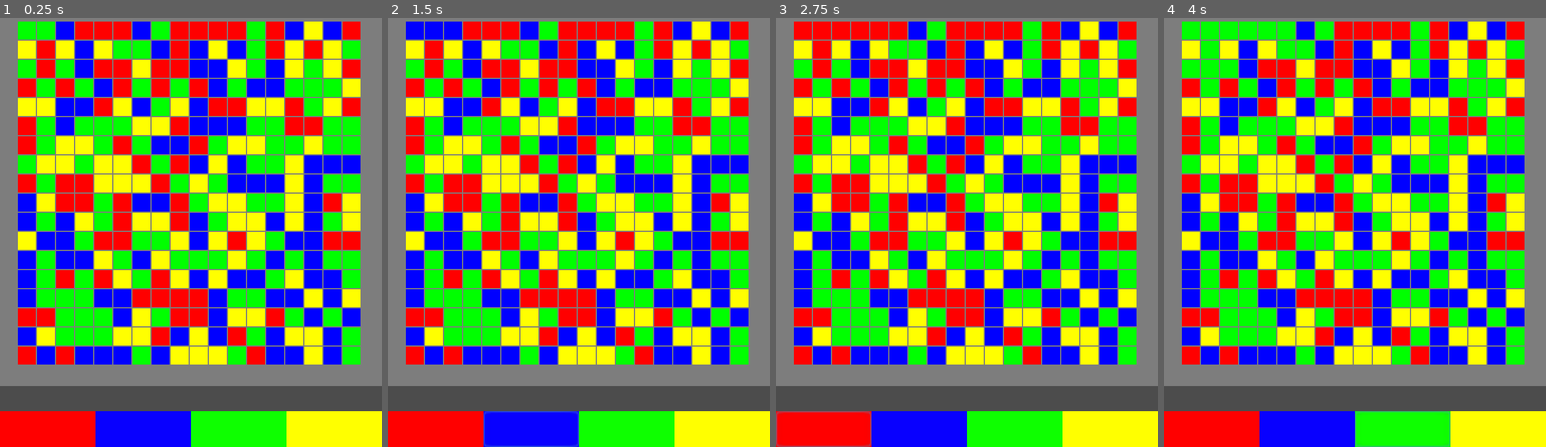
Above: before the commit, frames 1-4 (left to right).
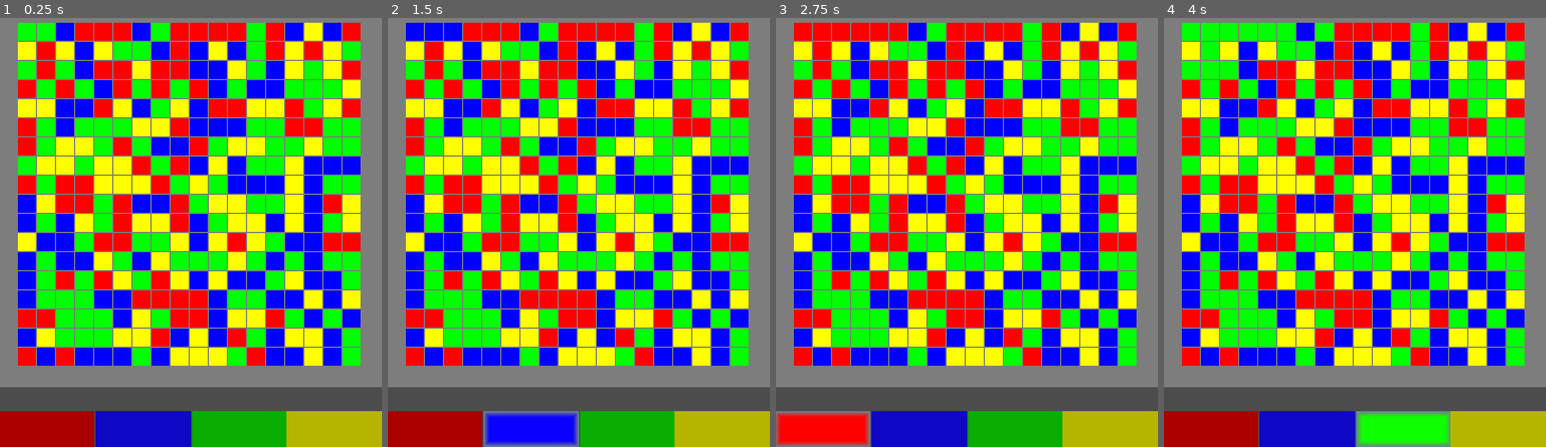
Above: after the commit, the same moments.

Repository: Tranquility2/Satiata
Game: Godot game, scene res://MainScene.tscn
Same seed, same stepped clock (60 frames per second), same inputs: the game is played once before the commit and once after it.
Inputs (mouse positions are in pixels of both pictures, inside the frame that each line leads up to; where the layout moved, square brackets give the same spot in the first picture):
- Up to frame 1 (0.25 s): no input
- Up to frame 2 (1.5 s): click (533, 429) at 0.5 s; click (533, 429) at 1.25 s
- Up to frame 3 (2.75 s): click (821, 429) at 2 s
- Up to frame 4 (4 s): click (1209, 429) at 2.75 s; click (1404, 429) [1400, 429] at 3.5 s

The runs differ from the first frame. In frame 1, 17% of the frame differs, in the area x 0-100%, y 0-100%; in frame 2, 16%; in frame 3, 16%; in frame 4, 16%.

Commit message:
update color and font

Diff:
--- a/MainScene.tscn
+++ b/MainScene.tscn
@@ -1,41 +1,94 @@
-[gd_scene load_steps=14 format=2]
+[gd_scene load_steps=21 format=2]
 
 [ext_resource path="res://MainScene.gd" type="Script" id=1]
 [ext_resource path="res://GridArea.gd" type="Script" id=2]
-[ext_resource path="res://Styles/BlueStyle.tres" type="StyleBox" id=3]
 [ext_resource path="res://StatusText.gd" type="Script" id=4]
 [ext_resource path="res://Styles/GreenStyle.tres" type="StyleBox" id=5]
-[ext_resource path="res://Styles/YellowStyle.tres" type="StyleBox" id=6]
 [ext_resource path="res://Roboto-Medium.ttf" type="DynamicFontData" id=7]
 
-[sub_resource type="DynamicFont" id=7]
+[sub_resource type="DynamicFont" id=1]
 extra_spacing_top = 1
 extra_spacing_char = 1
 extra_spacing_space = 1
 font_data = ExtResource( 7 )
 
-[sub_resource type="StyleBoxFlat" id=2]
-bg_color = Color( 0.14902, 0.12549, 0.843137, 1 )
+[sub_resource type="StyleBoxFlat" id=17]
+bg_color = Color( 0.0352941, 0, 1, 1 )
+border_width_left = 5
+border_width_top = 5
+border_width_right = 5
+border_width_bottom = 5
+border_color = Color( 0.490196, 0.490196, 0.490196, 1 )
+border_blend = true
+
+[sub_resource type="StyleBoxFlat" id=11]
+bg_color = Color( 0.25098, 0.243137, 0.537255, 1 )
+
+[sub_resource type="StyleBoxFlat" id=16]
+bg_color = Color( 0.054902, 0.027451, 0.768627, 1 )
+
+[sub_resource type="Shader" id=8]
+
+[sub_resource type="ShaderMaterial" id=9]
+shader = SubResource( 8 )
+
+[sub_resource type="StyleBoxFlat" id=14]
+bg_color = Color( 1, 0, 0, 1 )
+border_width_left = 5
+border_width_top = 5
+border_width_right = 5
+border_width_bottom = 5
+border_color = Color( 0.490196, 0.490196, 0.490196, 1 )
+border_blend = true
+
+[sub_resource type="StyleBoxFlat" id=10]
+bg_color = Color( 0.54902, 0.278431, 0.278431, 1 )
+border_color = Color( 0, 0, 0, 1 )
+border_blend = true
 
 [sub_resource type="StyleBoxFlat" id=3]
-bg_color = Color( 1, 0, 0, 1 )
+bg_color = Color( 0.666667, 0, 0, 1 )
+border_blend = true
 
-[sub_resource type="StyleBoxFlat" id=4]
-bg_color = Color( 0.843137, 0.180392, 0.180392, 1 )
+[sub_resource type="StyleBoxFlat" id=19]
+bg_color = Color( 0.054902, 1, 0, 1 )
+border_width_left = 5
+border_width_top = 5
+border_width_right = 5
+border_width_bottom = 5
+border_color = Color( 0.490196, 0.490196, 0.490196, 1 )
+border_blend = true
 
-[sub_resource type="StyleBoxFlat" id=5]
-bg_color = Color( 0.192157, 0.835294, 0.152941, 1 )
+[sub_resource type="StyleBoxFlat" id=12]
+bg_color = Color( 0.278431, 0.501961, 0.262745, 1 )
+border_blend = true
+
+[sub_resource type="StyleBoxFlat" id=18]
+bg_color = Color( 1, 1, 0, 1 )
+border_width_left = 5
+border_width_top = 5
+border_width_right = 5
+border_width_bottom = 5
+border_blend = true
+
+[sub_resource type="StyleBoxFlat" id=13]
+bg_color = Color( 0.470588, 0.470588, 0.247059, 1 )
 
 [sub_resource type="StyleBoxFlat" id=6]
-bg_color = Color( 1, 1, 0, 1 )
+bg_color = Color( 0.709804, 0.709804, 0, 1 )
+border_color = Color( 0.490196, 0.490196, 0.490196, 1 )
+border_blend = true
+
+[sub_resource type="DynamicFont" id=7]
+font_data = ExtResource( 7 )
 
 [node name="MainScene" type="Node2D"]
 script = ExtResource( 1 )
 
 [node name="GridArea" type="ColorRect" parent="."]
-margin_top = -1.0
+margin_top = -0.438782
 margin_right = 320.0
-margin_bottom = 319.0
+margin_bottom = 319.561
 color = Color( 0.490196, 0.490196, 0.490196, 1 )
 script = ExtResource( 2 )
 __meta__ = {
@@ -61,31 +114,31 @@
 margin_left = 80.0
 margin_right = 160.0
 margin_bottom = 30.0
-custom_styles/hover = ExtResource( 3 )
-custom_styles/pressed = SubResource( 2 )
-custom_styles/normal = ExtResource( 3 )
+custom_styles/hover = SubResource( 17 )
+custom_styles/pressed = SubResource( 11 )
+custom_styles/normal = SubResource( 16 )
 __meta__ = {
 "_edit_use_anchors_": false
 }
 
 [node name="ButtonRed" type="Button" parent="ButtonsArea"]
-anchor_left = -0.00278406
-anchor_right = -0.00278406
-margin_right = 80.0
+material = SubResource( 9 )
+margin_left = -0.561234
+margin_right = 79.4388
 margin_bottom = 30.0
-custom_styles/hover = SubResource( 3 )
-custom_styles/pressed = SubResource( 4 )
+custom_styles/hover = SubResource( 14 )
+custom_styles/pressed = SubResource( 10 )
 custom_styles/normal = SubResource( 3 )
 __meta__ = {
 "_edit_use_anchors_": false
 }
 
 [node name="ButtonGreen" type="Button" parent="ButtonsArea"]
-margin_left = 160.0
-margin_right = 240.0
+margin_left = 160.561
+margin_right = 240.561
 margin_bottom = 30.0
-custom_styles/hover = ExtResource( 5 )
-custom_styles/pressed = SubResource( 5 )
+custom_styles/hover = SubResource( 19 )
+custom_styles/pressed = SubResource( 12 )
 custom_styles/normal = ExtResource( 5 )
 __meta__ = {
 "_edit_use_anchors_": false
@@ -95,8 +148,8 @@
 margin_left = 240.0
 margin_right = 320.0
 margin_bottom = 30.0
-custom_styles/hover = SubResource( 6 )
-custom_styles/pressed = ExtResource( 6 )
+custom_styles/hover = SubResource( 18 )
+custom_styles/pressed = SubResource( 13 )
 custom_styles/normal = SubResource( 6 )
 __meta__ = {
 "_edit_use_anchors_": false
@@ -107,6 +160,7 @@
 margin_top = 340.0
 margin_right = 320.0
 margin_bottom = 370.0
+custom_fonts/font = SubResource( 7 )
 text = "New Game"
 __meta__ = {
 "_edit_use_anchors_": false
--- a/Styles/BlueStyle.tres
+++ b/Styles/BlueStyle.tres
@@ -2,3 +2,8 @@
 
 [resource]
 bg_color = Color( 0.0313726, 0, 1, 1 )
+border_width_left = 5
+border_width_top = 5
+border_width_right = 5
+border_width_bottom = 5
+corner_detail = 1
--- a/Styles/GreenStyle.tres
+++ b/Styles/GreenStyle.tres
@@ -1,4 +1,4 @@
 [gd_resource type="StyleBoxFlat" format=2]
 
 [resource]
-bg_color = Color( 0.054902, 1, 0, 1 )
+bg_color = Color( 0.0352941, 0.678431, 0, 1 )
Not shown: 1 places in MainScene.tscn that only renumber resources
